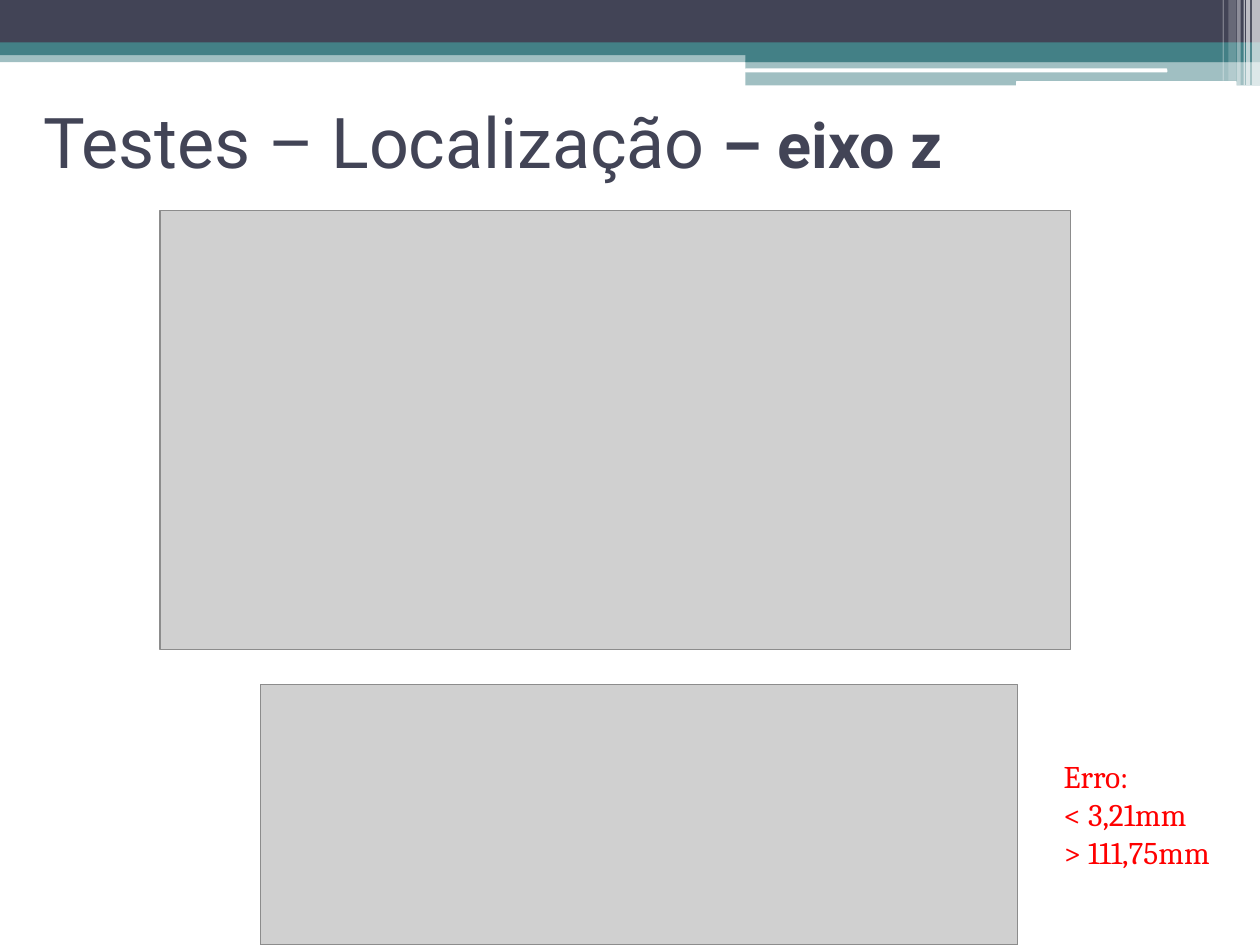
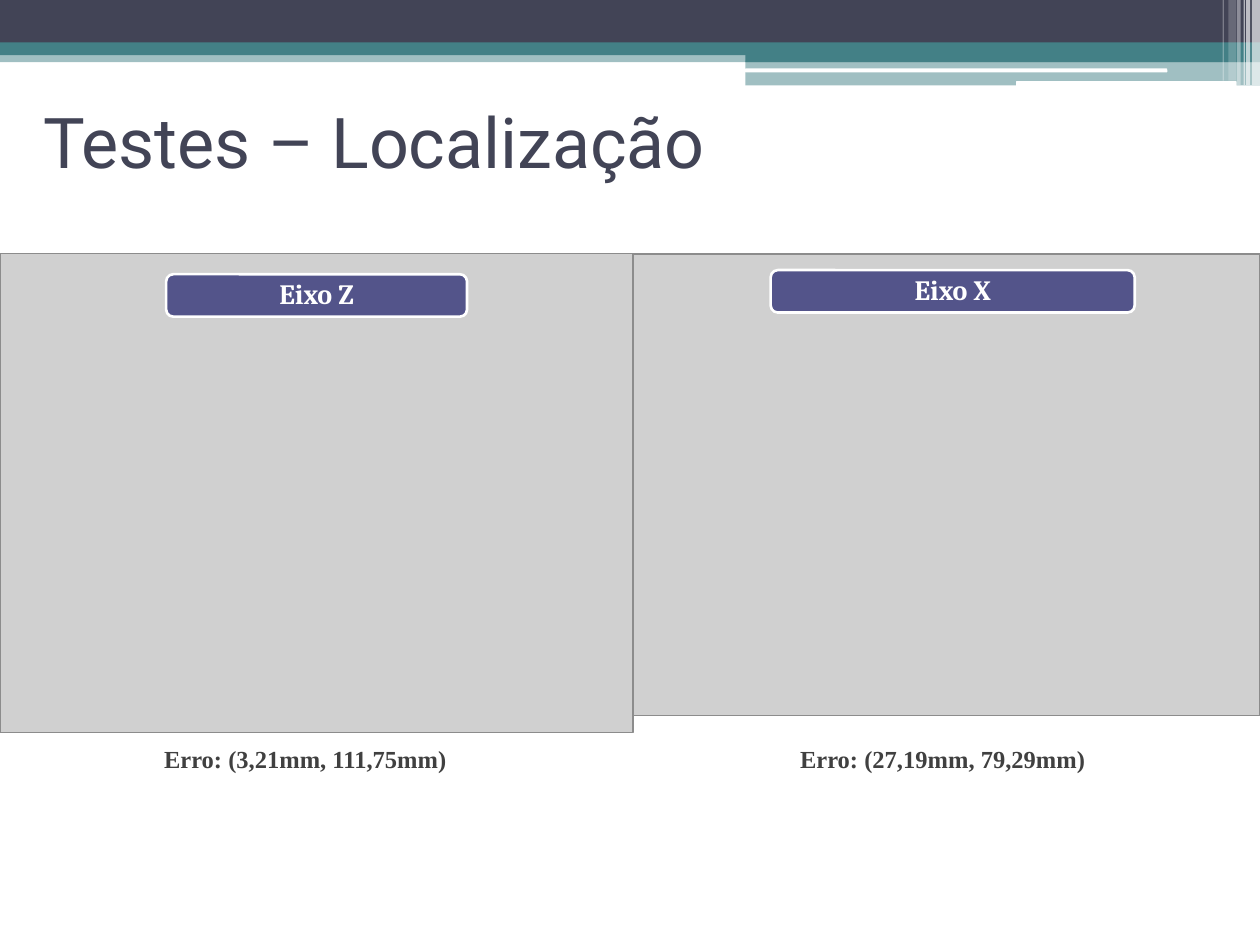
Before and after one commit to talesporto/Artigo-TRUE-SBCUP, a slide deck: slide 31 of apresentacao/ApresentacaoSBCUP.pptx (slide 39 before the commit). Drawn at 1260x945 pixels with LibreOffice and Linux fonts; fonts in the diff are those of the drawing; grey boxes stand for pictures. Boxes give left, top, right and bottom in pixels: in the first picture for what was removed or moved away, otherwise in the second. Text is boxed around its words. In the diff, an @@ line names an element or a change of style, - is before the commit and + after.

```diff
--- a/apresentacao/ApresentacaoSBCUP.pptx
+++ b/apresentacao/ApresentacaoSBCUP.pptx
@@ text at (x1=43, y1=115, x2=704, y2=183): text changed @@
-Testes – Localização – eixo z
+Testes – Localização
@@ picture removed at (x1=160, y1=210, x2=1071, y2=650) @@
@@ picture added at (x1=0, y1=253, x2=633, y2=732) @@
@@ picture added at (x1=633, y1=255, x2=1260, y2=716) @@
@@ rounded rectangle added at (x1=166, y1=275, x2=467, y2=318), fill #53548A, outline #FFFFFF 1.5 pt @@
@@ text added at (x1=279, y1=284, x2=353, y2=304), 16 pt, text #FFFFFF, bold @@
+Eixo Z
@@ rounded rectangle added at (x1=771, y1=270, x2=1135, y2=312), fill #53548A, outline #FFFFFF 1.5 pt @@
@@ text added at (x1=915, y1=280, x2=991, y2=300), 16 pt, text #FFFFFF, bold @@
+Eixo X
@@ picture removed at (x1=261, y1=684, x2=1018, y2=945) @@
@@ text at (x1=164, y1=751, x2=446, y2=773): text changed; size 18 to 14 pt; font Cambria to Times New Roman; text colour #FF0000 to #404040; bold on @@
-Erro:
-< 3,21mm
-> 111,75mm
+Erro: (3,21mm, 111,75mm)
@@ text added at (x1=800, y1=751, x2=1085, y2=773), 14 pt, text #404040, bold @@
+Erro: (27,19mm, 79,29mm)
```
Also in this commit, not shown: 14 other slides changed, 10 slides removed.
